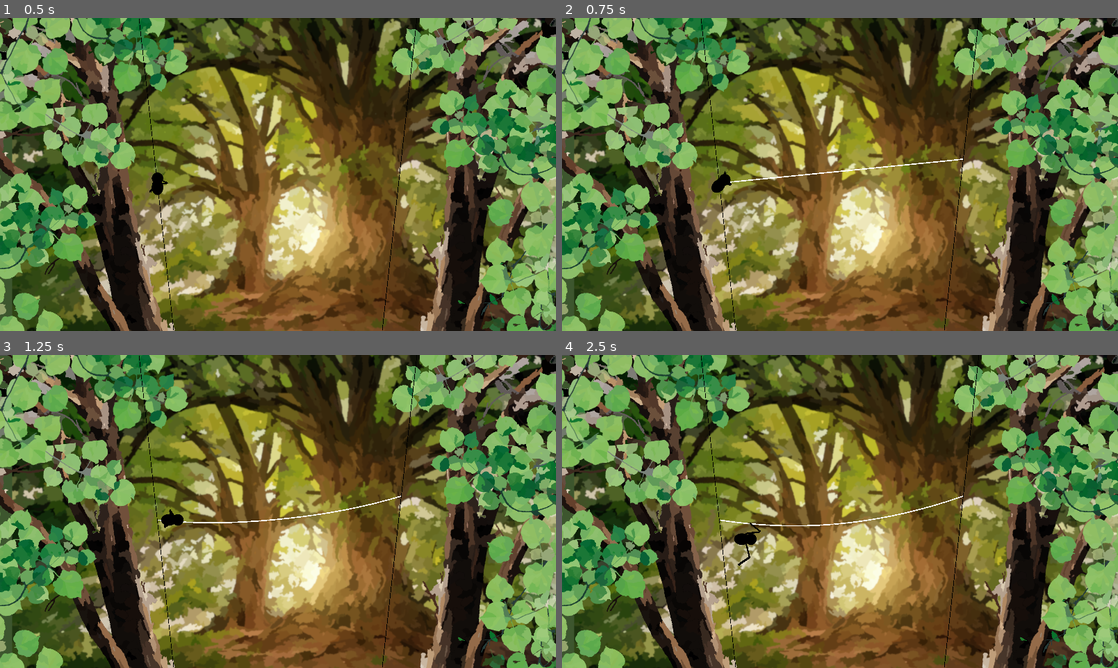
Above: before the commit, frames 1-4 (two rows, left to right).
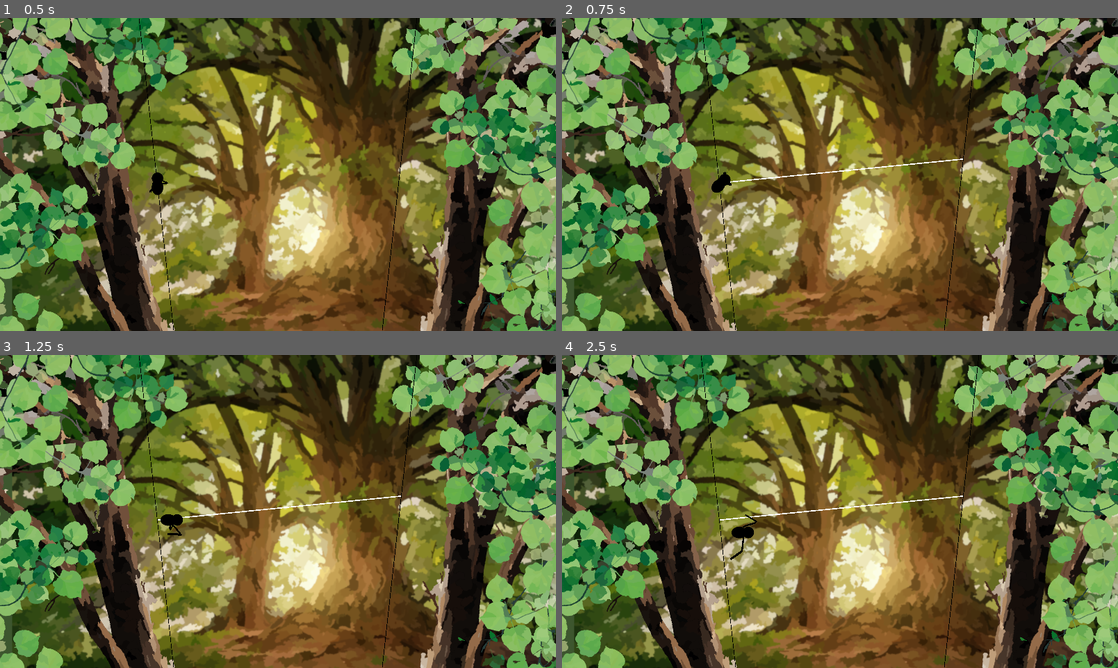
Above: after the commit, the same moments.

Repository: InRe-Dan/ld56
Game: Godot game, scene res://world/world.tscn
Same seed, same stepped clock (60 frames per second), same inputs: the game is played once before the commit and once after it.
Inputs (mouse positions are in pixels of both pictures, inside the frame that each line leads up to):
- Up to frame 1 (0.5 s): no input
- Up to frame 2 (0.75 s): tap Enter at 0.5 s; move the mouse to (962, 158) at 0.52 s; hold D (move_right) from 0.53 s (still down); click (962, 158) at 0.67 s
- Up to frame 3 (1.25 s): keep holding D (move_right)
- Up to frame 4 (2.5 s): move the mouse to (728, 527) at 1.27 s; release D (move_right) at 1.28 s; hold S (move_down) 1.28-2.03 s; move the mouse to (895, 442) at 2.02 s; hold D (move_right) from 2.03 s (still down)

Frame 1 is identical in both runs. In frame 2, less than 0.1% of the frame differs, in the area x 29-72%, y 45-54%; in frame 3, 0.4%; in frame 4, 0.6%, in the area x 28-72%, y 44-68%.

Commit message:
Updated simulation

Diff:
--- a/project.godot
+++ b/project.godot
@@ -65,8 +65,8 @@
 [layer_names]
 
 2d_physics/layer_1="Spider"
-2d_physics/layer_2="Walkable"
-2d_physics/layer_3="JointArea"
+2d_physics/layer_2="Surface"
+2d_physics/layer_3="Joint"
 
 [physics]
 
--- a/spider/spider.gd
+++ b/spider/spider.gd
@@ -24,7 +24,6 @@
 
 ## Called every physics frame
 func _physics_process(delta: float) -> void:
-
 	# Get input vector
 	var input_vector = Vector2(Input.get_axis("move_left", "move_right"), Input.get_axis("move_up", "move_down")).normalized()
 	# Speed formula
@@ -42,7 +41,9 @@
 			speed_mod = max(speed_mod, cast_length * 0.5)
 
 	# Apply velocity
-	linear_velocity += input_vector * movement_speed * delta * (speed_mod / cast_length)
+	linear_velocity += (input_vector * movement_speed * delta * (speed_mod / cast_length) +
+		(_get_intersect_velocity(up_cast) + _get_intersect_velocity(down_cast)
+		+ _get_intersect_velocity(left_cast) + _get_intersect_velocity(right_cast)) * delta)
 
 
 ## Updates the cast length of the spider
@@ -54,12 +55,24 @@
 
 
 ## Returns the intersection strength of the passed ray
-func _get_intersection_strength(ray: RayCast2D) -> float:
+func _get_intersection_strength(ray : RayCast2D) -> float:
 	if ray.is_colliding():
 		var intersection: Vector2 = ray.get_collision_point()
 		return position.distance_to(intersection)
 	else:
 		return cast_length
+
+
+## Returns the linear velocity of the collider of the passed ray
+func _get_intersect_velocity(ray : RayCast2D) -> Vector2:
+	if ray.is_colliding():
+		var collider: PhysicsBody2D = ray.get_collider()
+		if collider is Web:
+			return collider.velocity
+		else:
+			return Vector2.ZERO
+	else:
+		return Vector2.ZERO
 
 
 ## Fires a web at the current mouse position
--- a/web/anchor_web_joint.tscn
+++ /dev/null
@@ -1,33 +0,0 @@
-[gd_scene load_steps=5 format=3 uid="uid://bvsnbvqly5tn"]
-
-[ext_resource type="Script" path="res://web/web_joint.gd" id="1_jio0k"]
-
-[sub_resource type="Gradient" id="Gradient_v8bg5"]
-offsets = PackedFloat32Array(0, 0.57554, 0.683453)
-colors = PackedColorArray(0.74902, 0.576471, 1, 1, 0.74902, 0.576471, 1, 0.81295, 0.74902, 0.576471, 1, 0)
-
-[sub_resource type="GradientTexture2D" id="GradientTexture2D_fqbdd"]
-gradient = SubResource("Gradient_v8bg5")
-width = 20
-height = 20
-fill = 1
-fill_from = Vector2(0.5, 0.5)
-
-[sub_resource type="CircleShape2D" id="CircleShape2D_15pkh"]
-
-[node name="AnchorWebJoint" type="Node2D" node_paths=PackedStringArray("body")]
-script = ExtResource("1_jio0k")
-body = NodePath("StaticBody2D")
-
-[node name="Sprite" type="Sprite2D" parent="."]
-visible = false
-texture = SubResource("GradientTexture2D_fqbdd")
-
-[node name="Area2D" type="Area2D" parent="."]
-collision_layer = 4
-collision_mask = 0
-
-[node name="CollisionShape2D" type="CollisionShape2D" parent="Area2D"]
-shape = SubResource("CircleShape2D_15pkh")
-
-[node name="StaticBody2D" type="StaticBody2D" parent="."]
--- a/web/moveable_web_joint.tscn
+++ /dev/null
@@ -1,35 +0,0 @@
-[gd_scene load_steps=5 format=3 uid="uid://cbp7kms23fo0m"]
-
-[ext_resource type="Script" path="res://web/web_joint.gd" id="1_2tnvp"]
-
-[sub_resource type="Gradient" id="Gradient_p3f71"]
-offsets = PackedFloat32Array(0, 0.647482, 0.697842)
-colors = PackedColorArray(0.74902, 1, 1, 1, 0.74902, 1, 1, 0.906475, 0.74902, 1, 1, 0)
-
-[sub_resource type="GradientTexture2D" id="GradientTexture2D_gu2w3"]
-gradient = SubResource("Gradient_p3f71")
-width = 20
-height = 20
-fill = 1
-fill_from = Vector2(0.5, 0.5)
-
-[sub_resource type="CircleShape2D" id="CircleShape2D_253r5"]
-
-[node name="WebJoint" type="Node2D" node_paths=PackedStringArray("body")]
-script = ExtResource("1_2tnvp")
-body = NodePath("RigidBody2D")
-
-[node name="Sprite" type="Sprite2D" parent="."]
-visible = false
-texture = SubResource("GradientTexture2D_gu2w3")
-
-[node name="Area2D" type="Area2D" parent="."]
-collision_layer = 2
-collision_mask = 0
-
-[node name="CollisionShape2D" type="CollisionShape2D" parent="Area2D"]
-shape = SubResource("CircleShape2D_253r5")
-
-[node name="RigidBody2D" type="RigidBody2D" parent="."]
-linear_damp = 1.0
-constant_force = Vector2(0, 300)
--- /dev/null
+++ b/web/rigid_joint.tscn
@@ -0,0 +1,15 @@
+[gd_scene load_steps=3 format=3 uid="uid://cbp7kms23fo0m"]
+
+[ext_resource type="Script" path="res://web/web_joint.gd" id="1_0gjbj"]
+
+[sub_resource type="CircleShape2D" id="CircleShape2D_mcaq7"]
+radius = 4.0
+
+[node name="RigidJoint" type="RigidBody2D" node_paths=PackedStringArray("body")]
+collision_layer = 4
+collision_mask = 0
+script = ExtResource("1_0gjbj")
+body = NodePath(".")
+
+[node name="CollisionShape2D" type="CollisionShape2D" parent="."]
+shape = SubResource("CircleShape2D_mcaq7")
--- /dev/null
+++ b/web/static_joint.tscn
@@ -0,0 +1,15 @@
+[gd_scene load_steps=3 format=3 uid="uid://bvsnbvqly5tn"]
+
+[ext_resource type="Script" path="res://web/web_joint.gd" id="1_udhan"]
+
+[sub_resource type="CircleShape2D" id="CircleShape2D_y5y2f"]
+radius = 4.0
+
+[node name="StaticJoint" type="StaticBody2D" node_paths=PackedStringArray("body")]
+collision_layer = 4
+collision_mask = 0
+script = ExtResource("1_udhan")
+body = NodePath(".")
+
+[node name="CollisionShape2D" type="CollisionShape2D" parent="."]
+shape = SubResource("CircleShape2D_y5y2f")
--- a/web/web.gd
+++ b/web/web.gd
@@ -1,5 +1,5 @@
 ## Web segment class
-class_name Web extends RigidBody2D
+class_name Web extends StaticBody2D
 
 const debug_colors: Array = [Color.AQUA, Color.AQUAMARINE, Color.CORAL, Color.CADET_BLUE, Color.DARK_SALMON,
 Color.FIREBRICK, Color.LIGHT_CORAL, Color.GOLD, Color.YELLOW_GREEN, Color.VIOLET]
@@ -14,11 +14,17 @@
 		x.add_web(self)
 		point_b = x
 
-var spring: DampedSpringJoint2D
+var velocity : Vector2:
+	get():
+		var vel_a : Vector2 = Vector2.ZERO
+		var vel_b : Vector2 = Vector2.ZERO
+		if is_instance_valid(point_a): vel_a = point_a.velocity
+		if is_instance_valid(point_b): vel_b = point_b.velocity
+		return vel_a + vel_b
 
 # Spring parameters
-var stiffness: float = 25600.0
-var damping: float = 512.0
+var stiffness: float = 6400.0
+var damping: float = 256.0
 
 @onready var visual: Line2D = $VisualMask
 @onready var collision: CollisionPolygon2D = $CollisionMask
@@ -40,7 +46,7 @@
 	var direction: Vector2 = point_a.global_position.direction_to(point_b.global_position)
 	var magnitude: float = point_a.position.distance_to(point_b.position) * stiffness
 
-	var spring_force: Vector2 = (direction * magnitude - damping * (point_a.linear_velocity - point_b.linear_velocity)) * delta
+	var spring_force: Vector2 = (direction * magnitude - damping * (point_a.velocity - point_b.velocity)) * delta
 	if point_a.body is RigidBody2D:
 		point_a.body.apply_force(+ spring_force / 2)
 	if point_b.body is RigidBody2D:
--- a/web/web.tscn
+++ b/web/web.tscn
@@ -2,10 +2,9 @@
 
 [ext_resource type="Script" path="res://web/web.gd" id="1_7k0vh"]
 
-[node name="Web" type="RigidBody2D"]
+[node name="Web" type="StaticBody2D"]
 collision_layer = 2
 collision_mask = 0
-can_sleep = false
 script = ExtResource("1_7k0vh")
 
 [node name="VisualMask" type="Line2D" parent="."]
--- a/web/web_factory.gd
+++ b/web/web_factory.gd
@@ -2,8 +2,8 @@
 class_name WebFactory extends Node2D
 
 var web_scene : PackedScene = preload("res://web/web.tscn")
-var anchor_joint_scene : PackedScene = preload("res://web/anchor_web_joint.tscn")
-var moveable_joint_scene : PackedScene = preload("res://web/moveable_web_joint.tscn")
+var static_joint_scene : PackedScene = preload("res://web/static_joint.tscn")
+var rigid_joint_scene : PackedScene = preload("res://web/rigid_joint.tscn")
 
 @onready var web_scout: ShapeCast2D = $WebScout
 @onready var joint_scout : ShapeCast2D = $JointScout
@@ -34,7 +34,8 @@
 
 ## Splits a web into two, destroying the original. Returns the two segments' connecting joint.
 func split(web : Web, pos : Vector2) -> WebJoint:
-	var new_joint : WebJoint = moveable_joint_scene.instantiate()
+	print("split")
+	var new_joint : WebJoint = rigid_joint_scene.instantiate()
 	new_joint.global_position = pos
 	add_child(new_joint)
 	_create_web_segment(web.point_a.global_position.distance_to(new_joint.global_position), web.point_a, new_joint)
@@ -63,14 +64,14 @@
 
 	# First check if any pivots already exist here
 	if joint_scout.is_colliding():
-		joint = joint_scout.get_collider(0).get_parent()
+		joint = joint_scout.get_collider(0)
 
 	# Otherwise check if branches or webs exist
 	elif web_scout.is_colliding():
 		var object : PhysicsBody2D = web_scout.get_collider(0)
 		if object is StaticBody2D:
 			# This must be a tree
-			joint = anchor_joint_scene.instantiate()
+			joint = static_joint_scene.instantiate()
 			joint.global_position = web_scout.get_collision_point(0)
 			add_child(joint)
 		elif object is RigidBody2D:
@@ -80,7 +81,7 @@
 		else: assert(false) # huh
 
 	if not joint:
-		joint = moveable_joint_scene.instantiate()
+		joint = rigid_joint_scene.instantiate()
 		joint.global_position = pos
 		add_child(joint)
 
--- a/web/web_factory.tscn
+++ b/web/web_factory.tscn
@@ -12,8 +12,6 @@
 shape = SubResource("CircleShape2D_e8hd3")
 target_position = Vector2(0, 0)
 collision_mask = 4
-collide_with_areas = true
-collide_with_bodies = false
 
 [node name="WebScout" type="ShapeCast2D" parent="."]
 shape = SubResource("CircleShape2D_e8hd3")
--- a/web/web_joint.gd
+++ b/web/web_joint.gd
@@ -1,11 +1,10 @@
 ## Web segment connection point
-class_name WebJoint extends Node2D
+class_name WebJoint extends PhysicsBody2D
 
-## Can be either static or rigid (for anchors and moveable points respectively)
 @export var body : PhysicsBody2D
 var webs : Array[Web]
 
-var linear_velocity : Vector2:
+var velocity : Vector2:
 	get:
 		if body is RigidBody2D:
 			return body.linear_velocity
